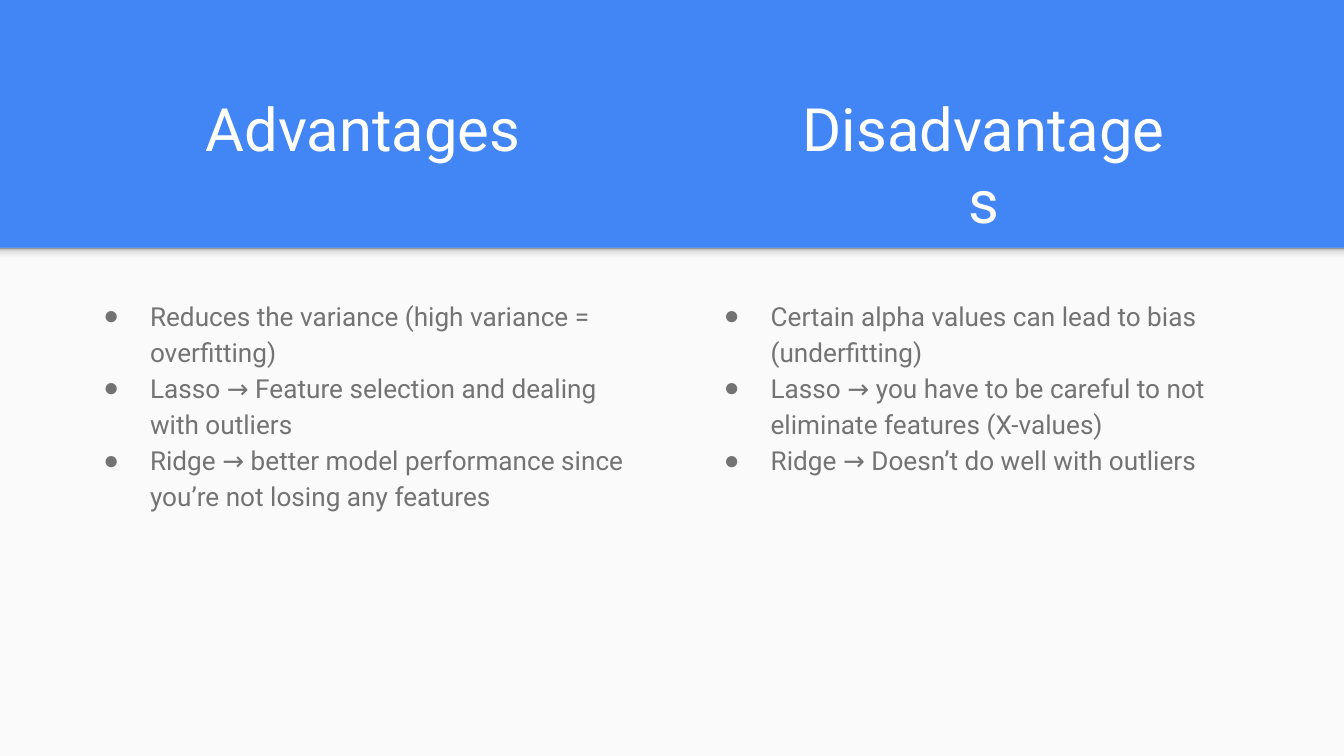
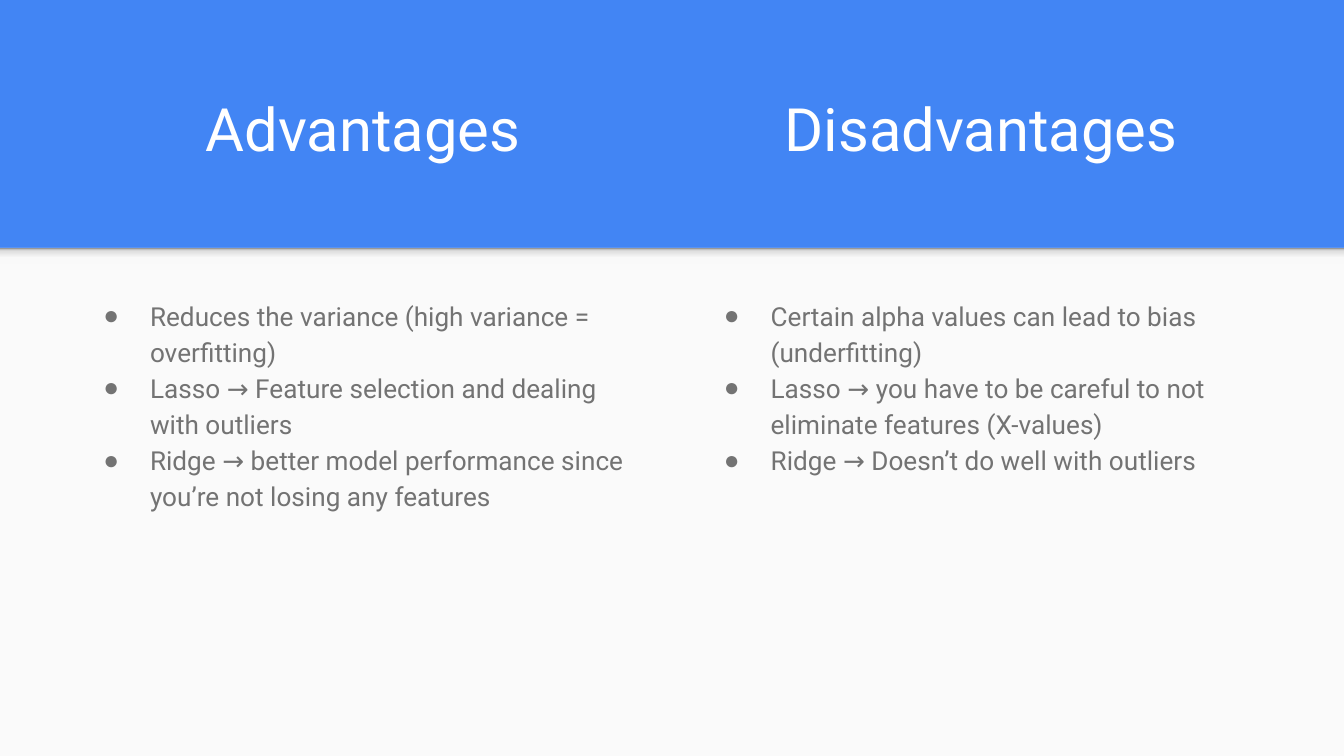
Before and after one commit to jessica-hoffman/LassoRidge, a slide deck: slide 4 of Lasso_Ridge Regression.pptx. Drawn at 1344x756 pixels with LibreOffice and Linux fonts; fonts in the diff are those of the drawing. Boxes give left, top, right and bottom in pixels: in the first picture for what was removed or moved away, otherwise in the second. Text is boxed around its words. In the diff, an @@ line names an element or a change of style, - is before the commit and + after.

Commit message:
Made tiny change to ppt

```diff
--- a/Lasso_Ridge Regression.pptx
+++ b/Lasso_Ridge Regression.pptx
@@ text "Disadvantages" rewrapped from [774,78,1193,177] to [784,106,1177,164] @@
```
